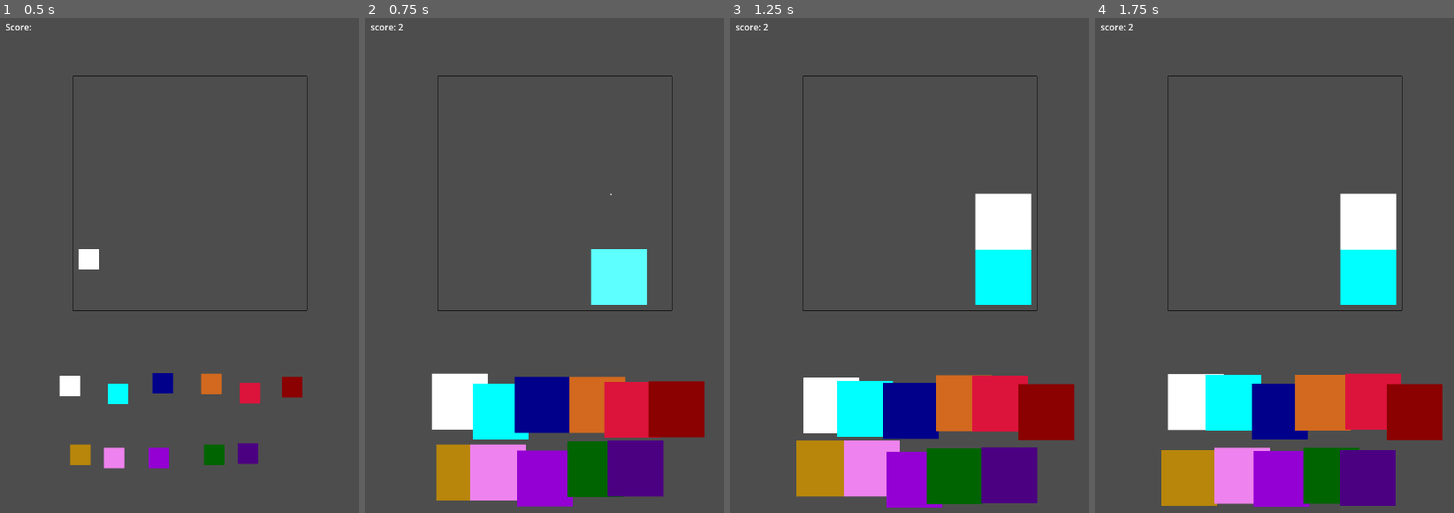
Above: before the commit, frames 1-4 (left to right).
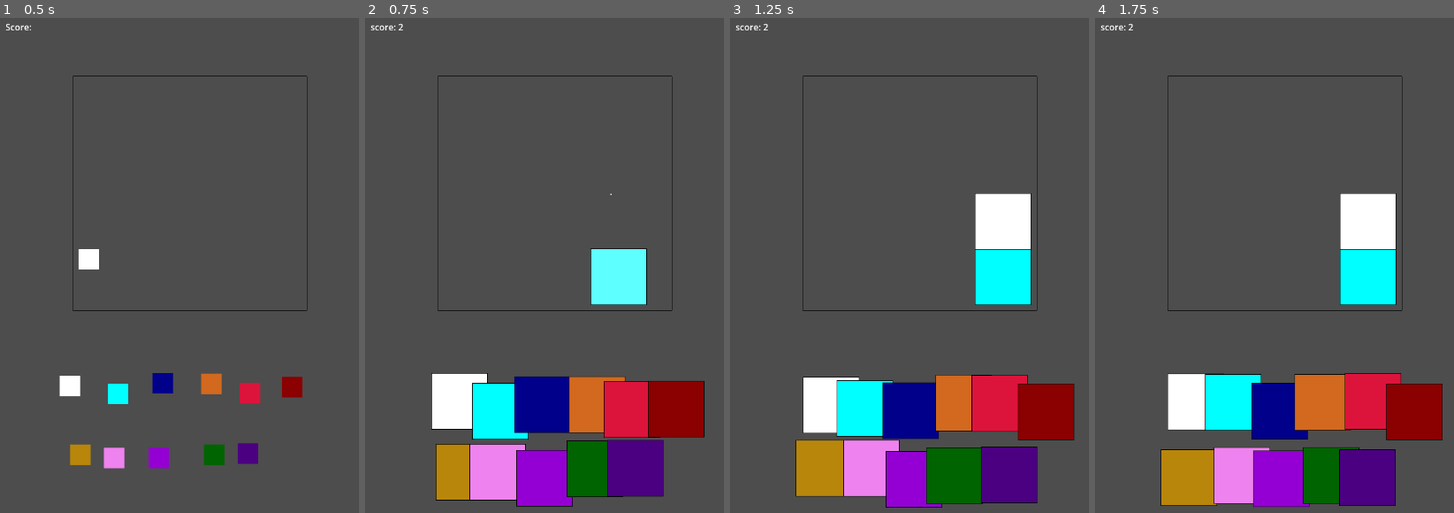
Above: after the commit, the same moments.

Repository: astrale-sharp/2048colored
Game: Godot game, scene res://scn/Main.tscn
The game is run twice, just before and just after one commit, with the same random seed, the same clock (stepped at 60 frames per second) and the same inputs.
Inputs (mouse positions are in pixels of both pictures, inside the frame that each line leads up to):
- Up to frame 1 (0.5 s): no input
- Up to frame 2 (0.75 s): tap Enter at 0.5 s; move the mouse to (641, 324) at 0.52 s; hold . (multi_swipe_down_right) from 0.53 s (still down); hold Middle mouse button (multi_touch) from 0.53 s (still down); click (641, 324) at 0.67 s
- Up to frame 3 (1.25 s): keep holding . (multi_swipe_down_right); keep holding Middle mouse button (multi_touch)
- Up to frame 4 (1.75 s): release . (multi_swipe_down_right) at 1.25 s; release Middle mouse button (multi_touch) at 1.25 s; drag from (1206, 394) to (1263, 503) at 1.27 s

Frame 1 is identical in both runs. In frame 2, 0.9% of the frame differs, in the area x 18-95%, y 46-99%; in frame 3, 1.1%, in the area x 18-97%, y 35-99%; in frame 4, 1.1%.

Commit message:
adds block outline

Diff:
--- a/scn/block.gd
+++ b/scn/block.gd
@@ -28,8 +28,11 @@
 	return
 	set_process_input(true)
 
+func _draw():
+	draw_rect(Rect2(Vector2.ZERO,size), Color.BLACK, false, 1.0)
+
+
 ### ANIMATIONS
-
 
 func game_over():
 	var start_time := randf_range(0,0.3)
